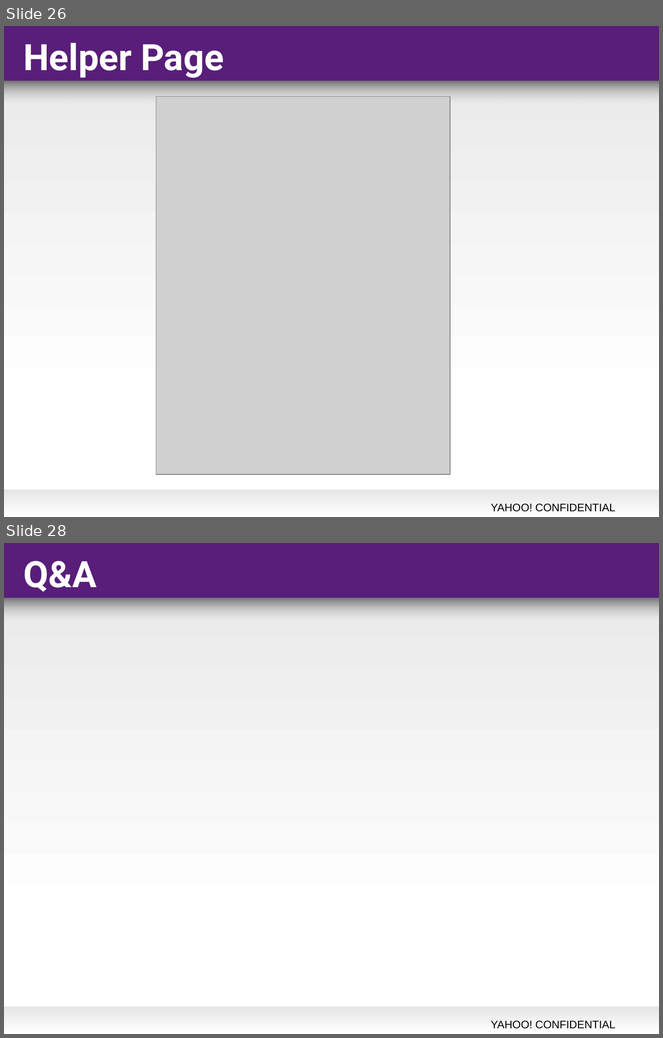
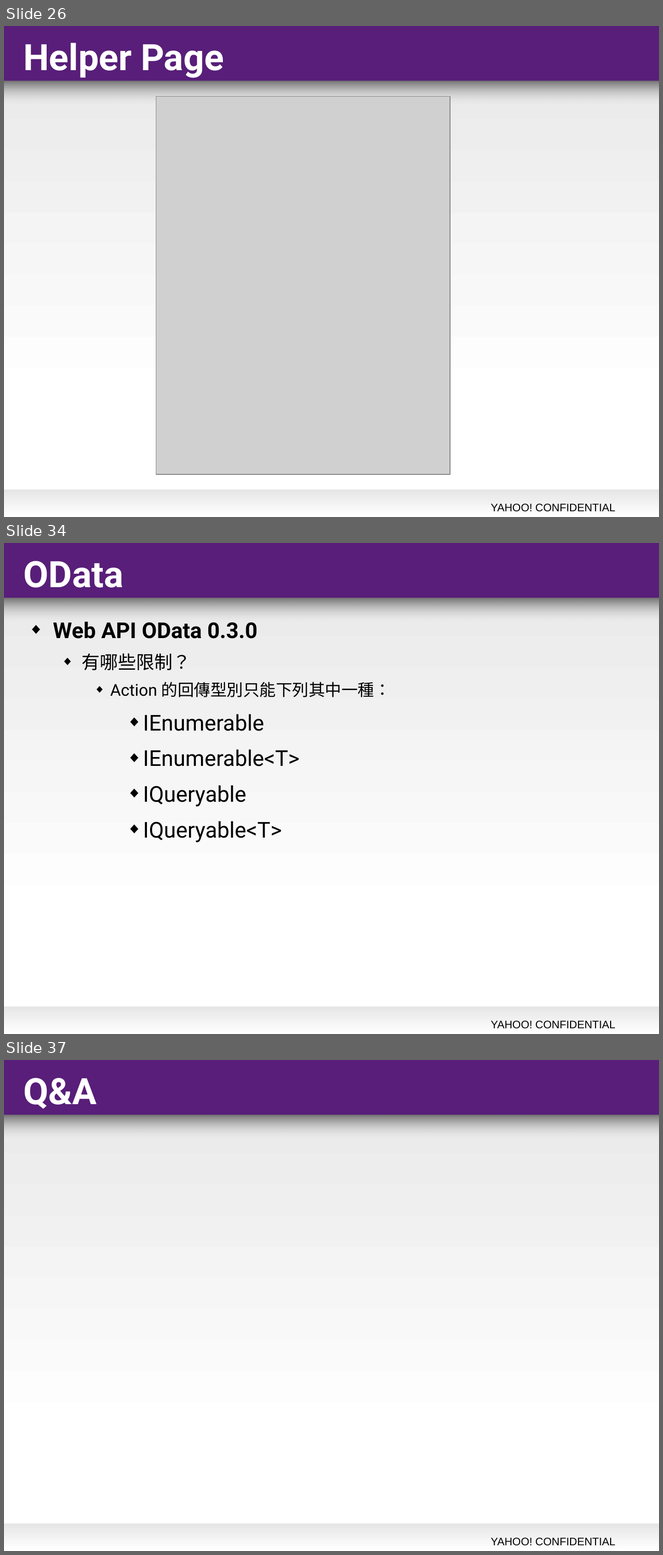
Before and after one commit to jacktsai/WebApiSurvey, a slide deck: WebApi - ADVANCED.ppt. Shown one above the other, each under a label of ours: slides 26 and 28 before the commit, slides 26, 34 and 37 after it; the slides between them are not shown. The pictures are 663x1038 and 663x1555 pixels, drawn with LibreOffice and Linux fonts; fonts in the diff are those of the drawing; grey boxes stand for pictures; background and template pictures are left out. Boxes give left, top, right and bottom in pixels: in the first picture for what was removed or moved away, otherwise in the second. Text is boxed around its words. In the diff, an @@ line names an element or a change of style, - is before the commit and + after.

```diff
--- a/WebApi - ADVANCED.ppt
+++ b/WebApi - ADVANCED.ppt
@@ slide 34 added at (4,543,659,1034), background #FFFFFF; not listed: 5 template elements that a slide beside it also shows @@
@@ title added at (23,561,123,588), 40 pt, text #FFFFFF, bold @@
+OData
@@ text added at (53,622,391,843), 24 pt, text #000000 @@
+◆ Web API OData 0.3.0
+  ◆ 有哪些限制？
+    ◆ Action 的回傳型別只能下列其中一種：
+      ◆ IEnumerable
+      ◆ IEnumerable<T>
+      ◆ IQueryable
+      ◆ IQueryable<T>
@@ what was slide 28 is now slide 37 @@
```
Also in this commit, not shown: 9 other slides added, 1 slide removed, 16 other files.
